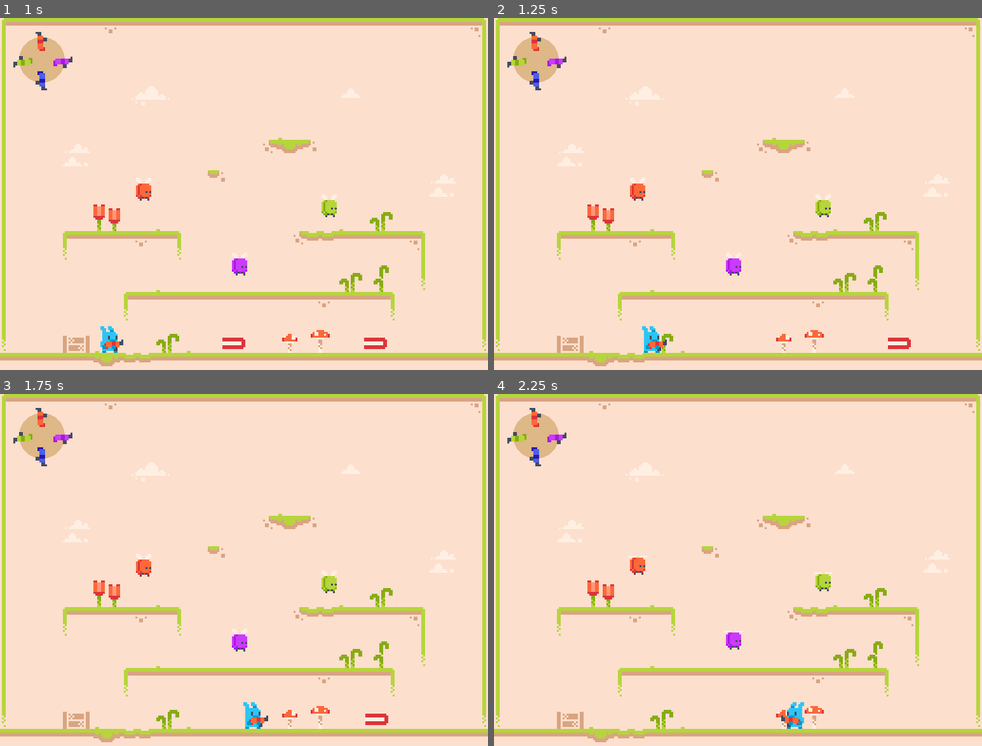
Above: before the commit, frames 1-4 (two rows, left to right).
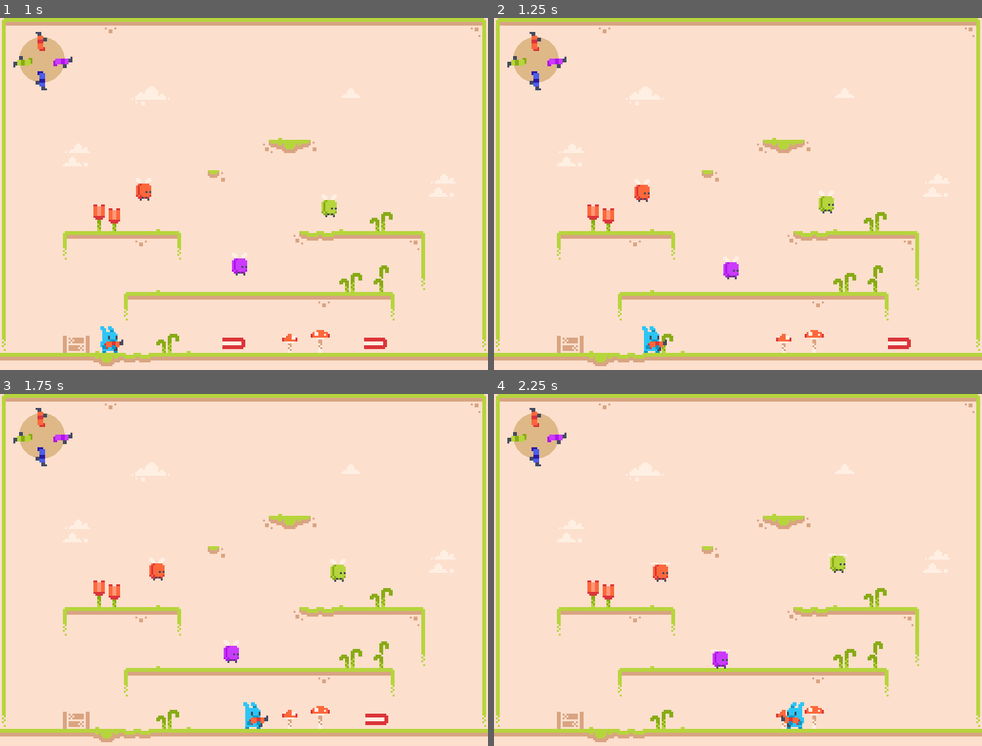
Above: after the commit, the same moments.

Repository: twe4ked/rotato
Game: Godot game, scene res://World.tscn
The game is run twice, just before and just after one commit, with the same random seed, the same clock (stepped at 60 frames per second) and the same inputs.
Inputs:
- Up to frame 1 (1 s): tap Enter (ui_accept) at 0.5, 0.77 s; hold Right (ui_right) from 0.53 s (still down)
- Up to frame 2 (1.25 s): keep holding Right (ui_right)
- Up to frame 3 (1.75 s): keep holding Right (ui_right); tap Enter (ui_accept) at 1.52 s
- Up to frame 4 (2.25 s): release Right (ui_right) at 2.03 s; hold Left (ui_left) from 2.03 s (still down)

Frame 1 is identical in both runs. In frame 2, 0.4% of the frame differs, in the area x 27-70%, y 47-75%; in frame 3, 0.7%; in frame 4, 0.8%, in the area x 27-73%, y 45-79%.

Commit message:
Make enemies move

Diff:
--- a/Enemy.gd
+++ b/Enemy.gd
@@ -8,10 +8,23 @@
 }
 
 export var weapon_color = WeaponColor.Blue
+export var acceleration = 4
+export var max_speed = 10
 
 onready var sprite = $AnimatedSprite
+onready var wanderController = $WanderController
 
 var Grub = load("res://Grub.tscn")
+var velocity = Vector2.ZERO
+
+func _physics_process(delta):
+	if wanderController.get_time_left() == 0:
+		wanderController.start_timer(rand_range(1, 3))
+
+	var direction = global_position.direction_to(wanderController.target_position)
+	velocity = velocity.move_toward(direction * max_speed, acceleration)
+
+	velocity = move_and_slide(velocity)
 
 func _ready():
 	match weapon_color:
--- a/Enemy.tscn
+++ b/Enemy.tscn
@@ -1,87 +1,86 @@
-[gd_scene load_steps=15 format=2]
+[gd_scene load_steps=16 format=2]
 
 [ext_resource path="res://Enemy.gd" type="Script" id=1]
 [ext_resource path="res://tilemap_packed.png" type="Texture" id=2]
 [ext_resource path="res://Hurtbox.tscn" type="PackedScene" id=3]
+[ext_resource path="res://WanderController.tscn" type="PackedScene" id=4]
+
+[sub_resource type="AtlasTexture" id=1]
+atlas = ExtResource( 2 )
+region = Rect2( 0, 112, 16, 16 )
+
+[sub_resource type="AtlasTexture" id=2]
+atlas = ExtResource( 2 )
+region = Rect2( 16, 112, 16, 16 )
+
+[sub_resource type="AtlasTexture" id=3]
+atlas = ExtResource( 2 )
+region = Rect2( 32, 112, 16, 16 )
+
+[sub_resource type="AtlasTexture" id=4]
+atlas = ExtResource( 2 )
+region = Rect2( 48, 112, 16, 16 )
+
+[sub_resource type="AtlasTexture" id=5]
+atlas = ExtResource( 2 )
+region = Rect2( 64, 112, 16, 16 )
 
 [sub_resource type="AtlasTexture" id=6]
 atlas = ExtResource( 2 )
-region = Rect2( 0, 112, 16, 16 )
+region = Rect2( 80, 112, 16, 16 )
 
 [sub_resource type="AtlasTexture" id=7]
 atlas = ExtResource( 2 )
-region = Rect2( 16, 112, 16, 16 )
+region = Rect2( 48, 80, 16, 16 )
 
 [sub_resource type="AtlasTexture" id=8]
 atlas = ExtResource( 2 )
-region = Rect2( 32, 112, 16, 16 )
-
-[sub_resource type="AtlasTexture" id=9]
-atlas = ExtResource( 2 )
-region = Rect2( 48, 112, 16, 16 )
-
-[sub_resource type="AtlasTexture" id=10]
-atlas = ExtResource( 2 )
-region = Rect2( 64, 112, 16, 16 )
-
-[sub_resource type="AtlasTexture" id=11]
-atlas = ExtResource( 2 )
-region = Rect2( 80, 112, 16, 16 )
-
-[sub_resource type="AtlasTexture" id=1]
-atlas = ExtResource( 2 )
-region = Rect2( 48, 80, 16, 16 )
-
-[sub_resource type="AtlasTexture" id=2]
-atlas = ExtResource( 2 )
 region = Rect2( 64, 80, 16, 16 )
 
-[sub_resource type="SpriteFrames" id=3]
+[sub_resource type="SpriteFrames" id=9]
 animations = [ {
-"frames": [ SubResource( 6 ), SubResource( 7 ) ],
+"frames": [ SubResource( 1 ), SubResource( 2 ) ],
 "loop": true,
 "name": "Red",
 "speed": 5.0
 }, {
-"frames": [ SubResource( 8 ), SubResource( 9 ) ],
+"frames": [ SubResource( 3 ), SubResource( 4 ) ],
 "loop": true,
 "name": "Purple",
 "speed": 5.0
 }, {
-"frames": [ SubResource( 10 ), SubResource( 11 ) ],
+"frames": [ SubResource( 5 ), SubResource( 6 ) ],
 "loop": true,
 "name": "Green",
 "speed": 5.0
 }, {
-"frames": [ SubResource( 1 ), SubResource( 2 ) ],
+"frames": [ SubResource( 7 ), SubResource( 8 ) ],
 "loop": true,
 "name": "Blue",
 "speed": 5.0
 } ]
 
-[sub_resource type="CircleShape2D" id=4]
+[sub_resource type="CircleShape2D" id=10]
 radius = 3.6455
 
-[sub_resource type="CircleShape2D" id=5]
+[sub_resource type="CircleShape2D" id=11]
 radius = 3.5
 
 [node name="Enemy" type="KinematicBody2D"]
 position = Vector2( 71.9704, 40 )
-collision_layer = 0
-collision_mask = 0
 script = ExtResource( 1 )
 __meta__ = {
 "_edit_group_": true
 }
 
 [node name="AnimatedSprite" type="AnimatedSprite" parent="."]
-frames = SubResource( 3 )
+frames = SubResource( 9 )
 animation = "Green"
 
 [node name="CollisionShape2D" type="CollisionShape2D" parent="."]
 visible = false
 position = Vector2( 0, 1 )
-shape = SubResource( 4 )
+shape = SubResource( 10 )
 
 [node name="Hurtbox" parent="." instance=ExtResource( 3 )]
 visible = false
@@ -90,7 +89,9 @@
 
 [node name="CollisionShape2D" parent="Hurtbox" index="0"]
 position = Vector2( 0, 1 )
-shape = SubResource( 5 )
+shape = SubResource( 11 )
+
+[node name="WanderController" parent="." instance=ExtResource( 4 )]
 
 [connection signal="area_entered" from="Hurtbox" to="." method="_on_Hurtbox_area_entered"]
 
--- /dev/null
+++ b/WanderController.gd
@@ -0,0 +1,19 @@
+extends Node2D
+
+export var wander_range = 32
+
+onready var start_position = global_position
+onready var target_position = global_position
+
+func update_target_position():
+	var target_vector = Vector2(rand_range(-wander_range, wander_range), rand_range(-wander_range, wander_range))
+	target_position = start_position + target_vector
+
+func get_time_left():
+	return $Timer.time_left
+
+func start_timer(duration):
+	$Timer.start(duration)
+
+func _on_Timer_timeout():
+	update_target_position()
--- /dev/null
+++ b/WanderController.tscn
@@ -0,0 +1,12 @@
+[gd_scene load_steps=2 format=2]
+
+[ext_resource path="res://WanderController.gd" type="Script" id=1]
+
+[node name="WanderController" type="Node2D"]
+script = ExtResource( 1 )
+
+[node name="Timer" type="Timer" parent="."]
+one_shot = true
+autostart = true
+
+[connection signal="timeout" from="Timer" to="." method="_on_Timer_timeout"]
Not shown: 14 places in World.tscn that only renumber resources
